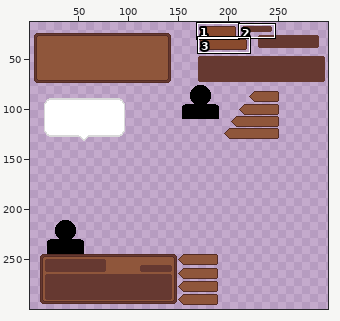
Pixel-art file, stored at new Beagger/Assets/GUI/Sprites/DialogUI/DialogUI.ase. The first picture is a wide view before the edit; the outline marks the close-up.
Close-up. The starting point:
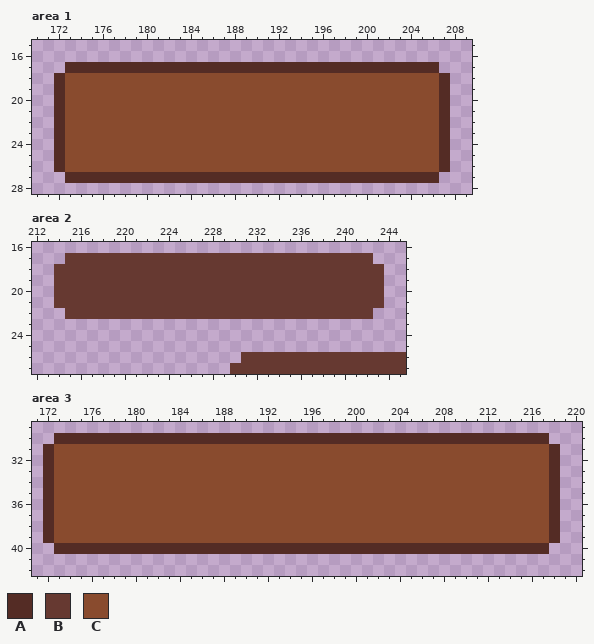
300x300 pixels, 1 frame. Shown: area 1: x 170..209, y 15..28; area 2: x 212..245, y 16..27; area 3: x 171..220, y 29..42. The wide view leaves out empty margins. The commit also changed other parts of the picture, which this record leaves out.
Palette (. is transparent): A #542c25  B #663931  C #894b2e
And afterwards:
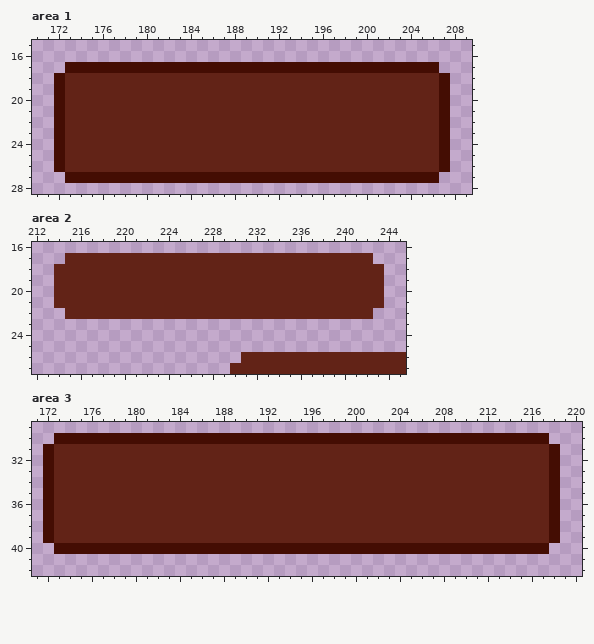
Difference:
@@ palette @@
-A #542c25
+A #440d03
-B #663931
+B #622317
--- area 1
@@ x 170..209 @@
 17 ...AAAAAAAAAAAAAAAAAAAAAAAAAAAAAAAAAA...
-18 ..ACCCCCCCCCCCCCCCCCCCCCCCCCCCCCCCCCCA..
-19 ..ACCCCCCCCCCCCCCCCCCCCCCCCCCCCCCCCCCA..
-20 ..ACCCCCCCCCCCCCCCCCCCCCCCCCCCCCCCCCCA..
-21 ..ACCCCCCCCCCCCCCCCCCCCCCCCCCCCCCCCCCA..
-22 ..ACCCCCCCCCCCCCCCCCCCCCCCCCCCCCCCCCCA..
-23 ..ACCCCCCCCCCCCCCCCCCCCCCCCCCCCCCCCCCA..
-24 ..ACCCCCCCCCCCCCCCCCCCCCCCCCCCCCCCCCCA..
-25 ..ACCCCCCCCCCCCCCCCCCCCCCCCCCCCCCCCCCA..
-26 ..ACCCCCCCCCCCCCCCCCCCCCCCCCCCCCCCCCCA..
+18 ..ABBBBBBBBBBBBBBBBBBBBBBBBBBBBBBBBBBA..
+19 ..ABBBBBBBBBBBBBBBBBBBBBBBBBBBBBBBBBBA..
+20 ..ABBBBBBBBBBBBBBBBBBBBBBBBBBBBBBBBBBA..
+21 ..ABBBBBBBBBBBBBBBBBBBBBBBBBBBBBBBBBBA..
+22 ..ABBBBBBBBBBBBBBBBBBBBBBBBBBBBBBBBBBA..
+23 ..ABBBBBBBBBBBBBBBBBBBBBBBBBBBBBBBBBBA..
+24 ..ABBBBBBBBBBBBBBBBBBBBBBBBBBBBBBBBBBA..
+25 ..ABBBBBBBBBBBBBBBBBBBBBBBBBBBBBBBBBBA..
+26 ..ABBBBBBBBBBBBBBBBBBBBBBBBBBBBBBBBBBA..
 27 ...AAAAAAAAAAAAAAAAAAAAAAAAAAAAAAAAAA...
--- area 3
@@ x 171..220 @@
 30 ..AAAAAAAAAAAAAAAAAAAAAAAAAAAAAAAAAAAAAAAAAAAAA...
-31 .ACCCCCCCCCCCCCCCCCCCCCCCCCCCCCCCCCCCCCCCCCCCCCA..
-32 .ACCCCCCCCCCCCCCCCCCCCCCCCCCCCCCCCCCCCCCCCCCCCCA..
-33 .ACCCCCCCCCCCCCCCCCCCCCCCCCCCCCCCCCCCCCCCCCCCCCA..
-34 .ACCCCCCCCCCCCCCCCCCCCCCCCCCCCCCCCCCCCCCCCCCCCCA..
-35 .ACCCCCCCCCCCCCCCCCCCCCCCCCCCCCCCCCCCCCCCCCCCCCA..
-36 .ACCCCCCCCCCCCCCCCCCCCCCCCCCCCCCCCCCCCCCCCCCCCCA..
-37 .ACCCCCCCCCCCCCCCCCCCCCCCCCCCCCCCCCCCCCCCCCCCCCA..
-38 .ACCCCCCCCCCCCCCCCCCCCCCCCCCCCCCCCCCCCCCCCCCCCCA..
-39 .ACCCCCCCCCCCCCCCCCCCCCCCCCCCCCCCCCCCCCCCCCCCCCA..
+31 .ABBBBBBBBBBBBBBBBBBBBBBBBBBBBBBBBBBBBBBBBBBBBBA..
+32 .ABBBBBBBBBBBBBBBBBBBBBBBBBBBBBBBBBBBBBBBBBBBBBA..
+33 .ABBBBBBBBBBBBBBBBBBBBBBBBBBBBBBBBBBBBBBBBBBBBBA..
+34 .ABBBBBBBBBBBBBBBBBBBBBBBBBBBBBBBBBBBBBBBBBBBBBA..
+35 .ABBBBBBBBBBBBBBBBBBBBBBBBBBBBBBBBBBBBBBBBBBBBBA..
+36 .ABBBBBBBBBBBBBBBBBBBBBBBBBBBBBBBBBBBBBBBBBBBBBA..
+37 .ABBBBBBBBBBBBBBBBBBBBBBBBBBBBBBBBBBBBBBBBBBBBBA..
+38 .ABBBBBBBBBBBBBBBBBBBBBBBBBBBBBBBBBBBBBBBBBBBBBA..
+39 .ABBBBBBBBBBBBBBBBBBBBBBBBBBBBBBBBBBBBBBBBBBBBBA..
 40 ..AAAAAAAAAAAAAAAAAAAAAAAAAAAAAAAAAAAAAAAAAAAAA...
Where, in picture pixels (left, top, right, bottom), the same in both close-ups:
changed: (54, 62, 450, 183)
changed: (54, 253, 406, 374)
changed: (43, 433, 560, 554)
